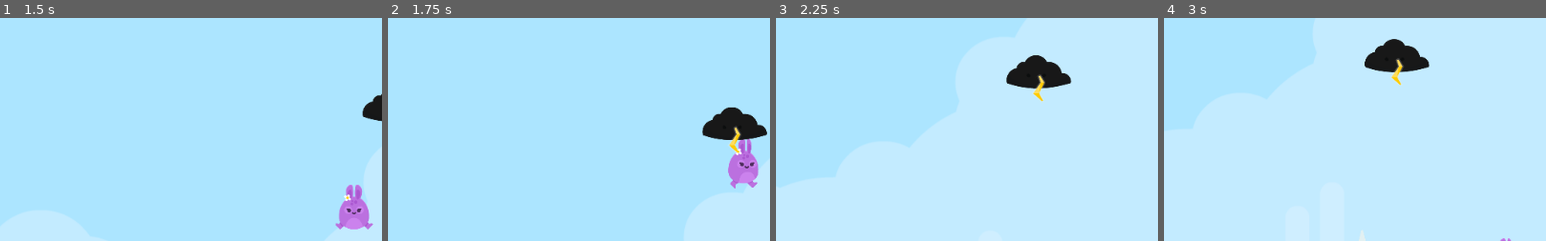
Above: before the commit, frames 1-4 (left to right).
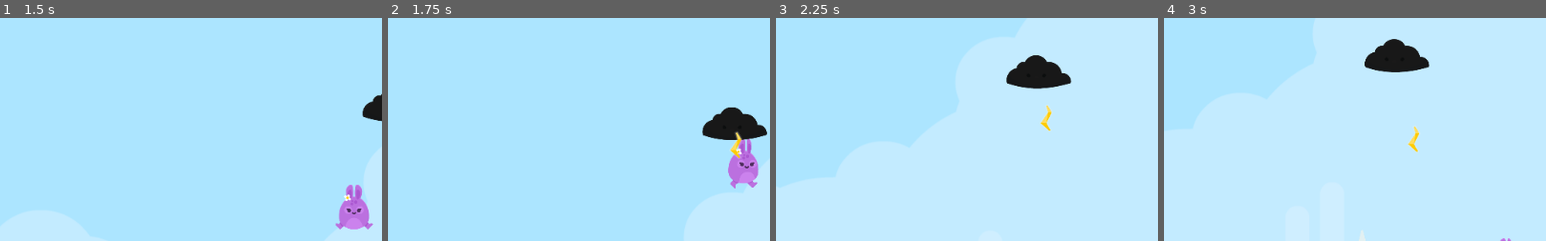
Above: after the commit, the same moments.

Repository: KennedyMungai/SimplePlatformer
Game: Godot game, scene res://Scenes/Levels/Level1.tscn
Two runs of this game, one before a commit and one after it. Both use one fixed random seed, a clock stepped at 60 frames per second and the inputs below.
Inputs:
- Up to frame 1 (1.5 s): hold D (right) from 0.53 s (still down); tap W (jump) at 0.77 s
- Up to frame 2 (1.75 s): keep holding D (right); tap W (jump) at 1.52 s
- Up to frame 3 (2.25 s): release D (right) at 2.03 s; hold A (left) from 2.03 s (still down)
- Up to frame 4 (3 s): release A (left) at 2.78 s; hold D (right) from 2.78 s (still down)
The pictures show only the part of the screen within x 18-68%, y 5-55%; the shares and areas given below are measured in that part.

Frame 1 is identical in both runs. In frame 2, 0.3% of the frame differs, in the area x 89-93%, y 48-64%; in frame 3, 0.3%; in frame 4, 0.3%, in the area x 59-67%, y 17-61%.
Error before the commit: Parse Error: The method "manage_collision" isn't declared in the current class. (res://Scripts/Lightning.gd:13)

Commit message:
Added some test code

Diff:
--- a/Scripts/Lightning.gd
+++ b/Scripts/Lightning.gd
@@ -15,3 +15,11 @@
 
 func _on_VisibilityNotifier2D_screen_exited() -> void:
 	queue_free();
+
+
+func manage_collision() -> void:
+	var collider = $Area2D.get_overlapping_bodies();
+
+	for object in collider:
+		if object.name == "Player":
+			print("Contact made");
